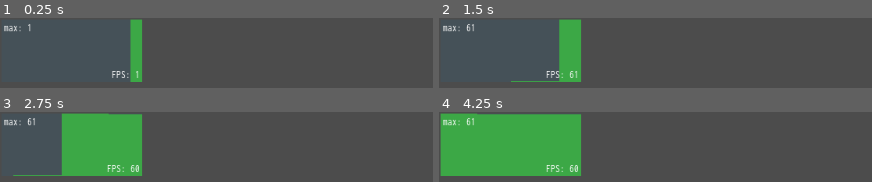
Above: before the commit, frames 1-4 (two rows, left to right).
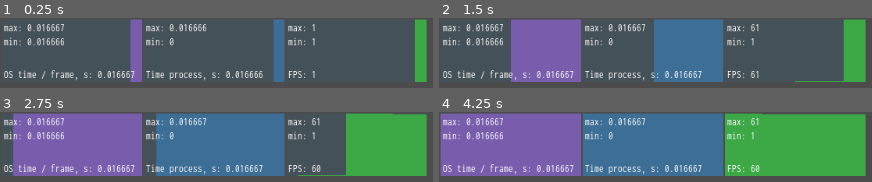
Above: after the commit, the same moments.

Repository: aleksandrbazhin/GdPerfMonitor
Game: Godot game, scene res://PerfMonitor/PerfMonitor.tscn
Same seed, same stepped clock (60 frames per second), same inputs: the game is played once before the commit and once after it.
Inputs (mouse positions are in pixels of both pictures, inside the frame that each line leads up to):
- Up to frame 1 (0.25 s): no input
- Up to frame 2 (1.5 s): move the mouse to (outside the picture) at 0.52 s; click (outside the picture) at 0.67 s; move the mouse to (outside the picture) at 1.27 s; click (outside the picture) at 1.42 s
- Up to frame 3 (2.75 s): move the mouse to (outside the picture) at 2.02 s; click (outside the picture) at 2.17 s
- Up to frame 4 (4.25 s): move the mouse to (outside the picture) at 2.77 s; click (outside the picture) at 2.92 s; tap Enter at 3.5 s; move the mouse to (outside the picture) at 3.52 s; click (outside the picture) at 3.67 s

The runs differ from the first frame. In frame 1, 13% of the frame differs, in the area x 0-99%, y 1-92%; in frame 2, 39%; in frame 3, 72%; in frame 4, 88%.

Commit message:
added min data

Diff:
--- a/PerfMonitor/MonitorPlotPanel.gd
+++ b/PerfMonitor/MonitorPlotPanel.gd
@@ -2,6 +2,8 @@
 
 class_name MonitorPlotPanel
 
+const MIN_DATA_MAX: = 0.0001
+const DEFAULT_MIN_DATA: = 1000000.0
 const DEFAULT_SIZE: = Vector2(180, 120)
 const DEFAULT_LEN: = 180
 const DEFAULT_COLOR: = Color(0.2, 1, 0.2, 0.5)
@@ -18,12 +20,15 @@
 #var perf_monitor_key: int = Performance.TIME_FPS
 var graph_size: Vector2 = DEFAULT_SIZE
 var perf_data_max: = 0.0
+var perf_data_min: = 1.0
 var data_scale: = 2.0
 var range_scale: = 1.0
 
 var plot_offset: = 0
 
 onready var label_node: Label = $Label
+onready var label_max_node: Label = $LabelMax
+onready var label_min_node: Label = $LabelMin
 onready var plot_data_array = plot_data_int
 
 
@@ -38,6 +43,7 @@
 	plot_color = color
 	is_mem_size = is_humanise_needed
 	reset_max_data(data_max)
+	reset_min_data(DEFAULT_MIN_DATA)
 	if is_data_int:
 		plot_data_array = plot_data_int
 	else:
@@ -57,10 +63,15 @@
 func reset_max_data(data_max: float):
 	perf_data_max = data_max
 	update_scale()
-	$LabelMax.text = "max: " + get_data_str(perf_data_max)
+	label_max_node.text = "max: " + get_data_str(perf_data_max)
 
+func reset_min_data(data_min: float):
+	perf_data_min = data_min
+	label_min_node.text = "min: " + get_data_str(perf_data_min)
 
 func update_scale():
+	if perf_data_max == 0.0:
+		perf_data_max = MIN_DATA_MAX
 	data_scale = graph_size.y / float(perf_data_max)
 	range_scale = graph_size.x / float(plot_len)
 
@@ -70,20 +81,24 @@
 	for i in range(plot_len):
 		plot_data_array[i] = 0
 
+
 func get_data():
 	return 0.0
+
 
 func _process(_delta):
 	resize_height()
 	plot_last_data = get_data()
 	if plot_last_data > perf_data_max:
 		reset_max_data(plot_last_data)
-	label_node.text = "%s: " % data_label + get_data_str(plot_last_data)
+	if plot_last_data < perf_data_min:
+		reset_min_data(plot_last_data)
+	label_node.text = data_label + ": " + get_data_str(plot_last_data)
 	if plot_data_array.size() == 0:
 		return
 	plot_data_array[plot_pointer] = plot_last_data
 	update()
-	if plot_pointer < plot_len-1:
+	if plot_pointer < plot_len - 1:
 		plot_pointer += 1
 	else:
 		plot_pointer = 0
@@ -105,3 +120,11 @@
 			draw_pointer += 1
 		else:
 			draw_pointer = 0
+
+
+func _on_MonitorPlotPanel_gui_input(event):
+	if event is InputEventMouseButton and event.button_index == BUTTON_LEFT:
+		for i in range(plot_len):
+			plot_data_array[i] = 0.0
+		reset_max_data(get_data())
+		reset_min_data(get_data())
--- a/PerfMonitor/MonitorPlotPanel.tscn
+++ b/PerfMonitor/MonitorPlotPanel.tscn
@@ -8,6 +8,7 @@
 
 [node name="MonitorPlotPanel" type="Panel"]
 margin_bottom = 36.0
+hint_tooltip = "Click to reset"
 custom_styles/panel = SubResource( 1 )
 script = ExtResource( 2 )
 __meta__ = {
@@ -23,7 +24,6 @@
 margin_right = -3.0
 margin_bottom = -2.0
 custom_fonts/font = ExtResource( 1 )
-align = 2
 valign = 2
 __meta__ = {
 "_edit_use_anchors_": false
@@ -40,3 +40,15 @@
 __meta__ = {
 "_edit_use_anchors_": false
 }
+
+[node name="LabelMin" type="Label" parent="."]
+anchor_right = 1.0
+anchor_bottom = 1.0
+margin_left = 3.0
+margin_top = 20.0
+margin_right = 3.0
+custom_fonts/font = ExtResource( 1 )
+__meta__ = {
+"_edit_use_anchors_": false
+}
+[connection signal="gui_input" from="." to="." method="_on_MonitorPlotPanel_gui_input"]
--- a/PerfMonitor/PerfMonitor.gd
+++ b/PerfMonitor/PerfMonitor.gd
@@ -6,23 +6,34 @@
 const DEFAULT_PLOT_SIZE: = Vector2(180, 80)
 const DEFAULT_DATA_MAX: = 1.0
 
-
-onready var plot_scene_perf: PackedScene = preload("MonitorPlotPanelPerf.tscn")
+onready var plot_scene_perf: PackedScene = preload("res://PerfMonitor/MonitorPlotPanelPerf.tscn")
+#onready var plot_scene_perf: PackedScene = preload("MonitorPlotPanelPerf.tscn")
 onready var plot_scene_custom: PackedScene = preload("MonitorPlotPanelObjParam.tscn")
 onready var plot_scene_funcref: PackedScene = preload("MonitorPlotPanelFuncref.tscn")
 
+var last_usec: int = 0
+
+func get_frame_time() -> float:
+	var usec_delta: int = OS.get_ticks_usec() - last_usec
+	last_usec += usec_delta
+	return float(usec_delta) / 1000000.0
 
 func _ready():
+	pass
+	# draws OS frame time, not interpolated
+	add_funcref_monitor(funcref(self, "get_frame_time"), [], "OS time / frame, s",
+		Color(0.6, 0.4, 0.9, 0.6), false, false, 0.0)
+	add_perf_monitor(Performance.TIME_PROCESS, "Time process, s",
+		Color(0.2, 0.6, 0.95, 0.4), false, false, 0.0)
 	add_perf_monitor(Performance.TIME_FPS, "FPS")
-#	add_perf_monitor(Performance.TIME_PROCESS, "Time process, s",
-#		Color(0.9, 0.9, 0.9, 0.6), false, false, 0.0001)
 #	add_perf_monitor(Performance.MEMORY_DYNAMIC, "Dyn mem",
 #		Color(0.8, 0.7, 0.2, 0.4), true)
 #	add_perf_monitor(Performance.MEMORY_STATIC, "Stat mem",
 #		Color(0.2, 0.5, 0.8, 0.4), true, 360)
 #	var render_info_funcref: FuncRef = funcref(VisualServer, "get_render_info")
-#	add_funcref_monitor(render_info_funcref, [VisualServer.INFO_TEXTURE_MEM_USED],
-#		"Texture mem", Color(0.9, 0.9, 0.9, 0.6), true)
+##	add_funcref_monitor(render_info_funcref, [VisualServer.INFO_TEXTURE_MEM_USED],
+##		"Texture mem", Color(0.9, 0.9, 0.9, 0.6), true)
+#	# consider, that by default each monitor has 180 draw calls in this unoptimized version
 #	add_funcref_monitor(render_info_funcref, [VisualServer.INFO_2D_DRAW_CALLS_IN_FRAME],
 #		"Draw calls", Color(0.2, 0.5, 0.8, 0.4))
 
